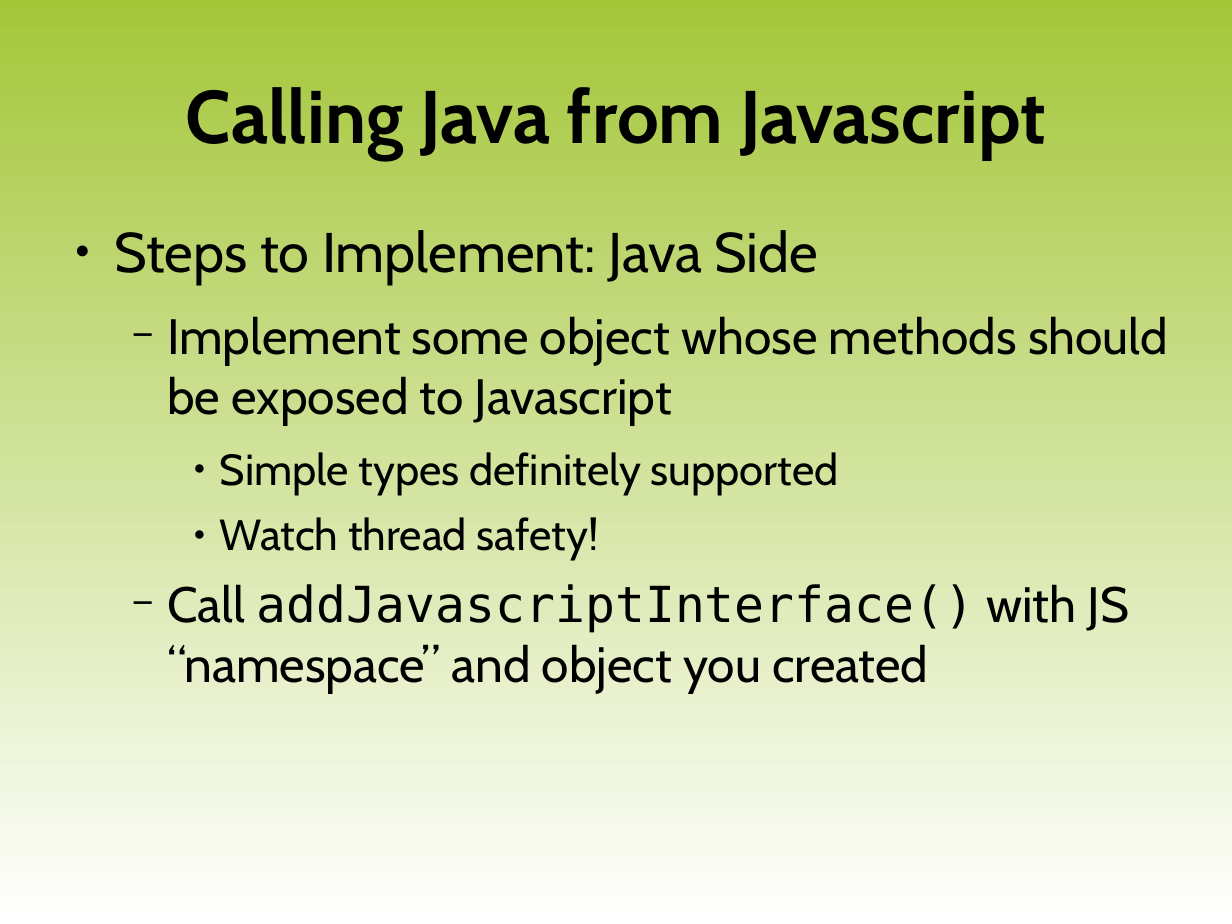
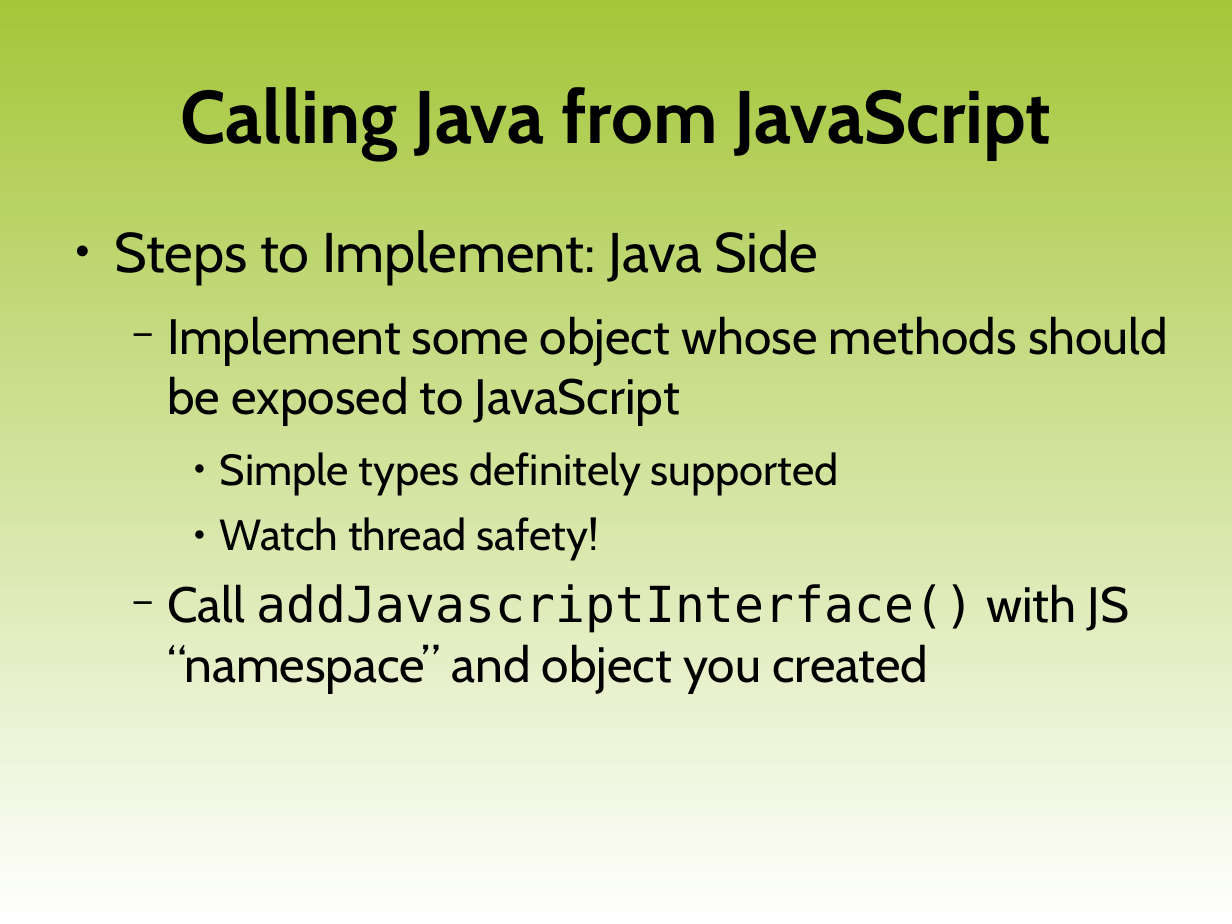
Before and after one commit to luigi-agosti/cw-courseware, a slide deck: slide 11 of XX-WebKit.odp (slide 6 before the commit). Drawn at 1232x924 pixels with LibreOffice and Linux fonts; fonts in the diff are those of the drawing; background and template pictures are left out. Boxes give left, top, right and bottom in pixels: in the first picture for what was removed or moved away, otherwise in the second. Text is boxed around its words. In the diff, an @@ line names an element or a change of style, - is before the commit and + after.

```diff
--- a/XX-WebKit.odp
+++ b/XX-WebKit.odp
@@ title at box(180, 87, 1052, 160): text changed @@
-Calling Java from Javascript
+Calling Java from JavaScript
@@ text at box(167, 316, 1168, 425): text changed @@
-  − Implement some object whose methods should be exposed to Javascript
+  − Implement some object whose methods should be exposed to JavaScript
```
Also in this commit, not shown: 4 other slides changed, 5 slides added.
